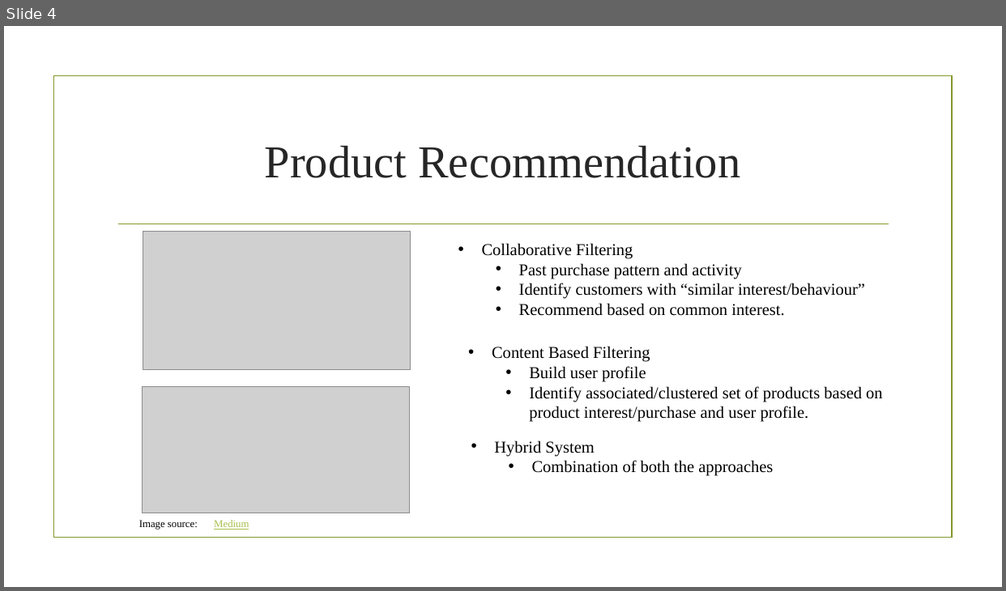
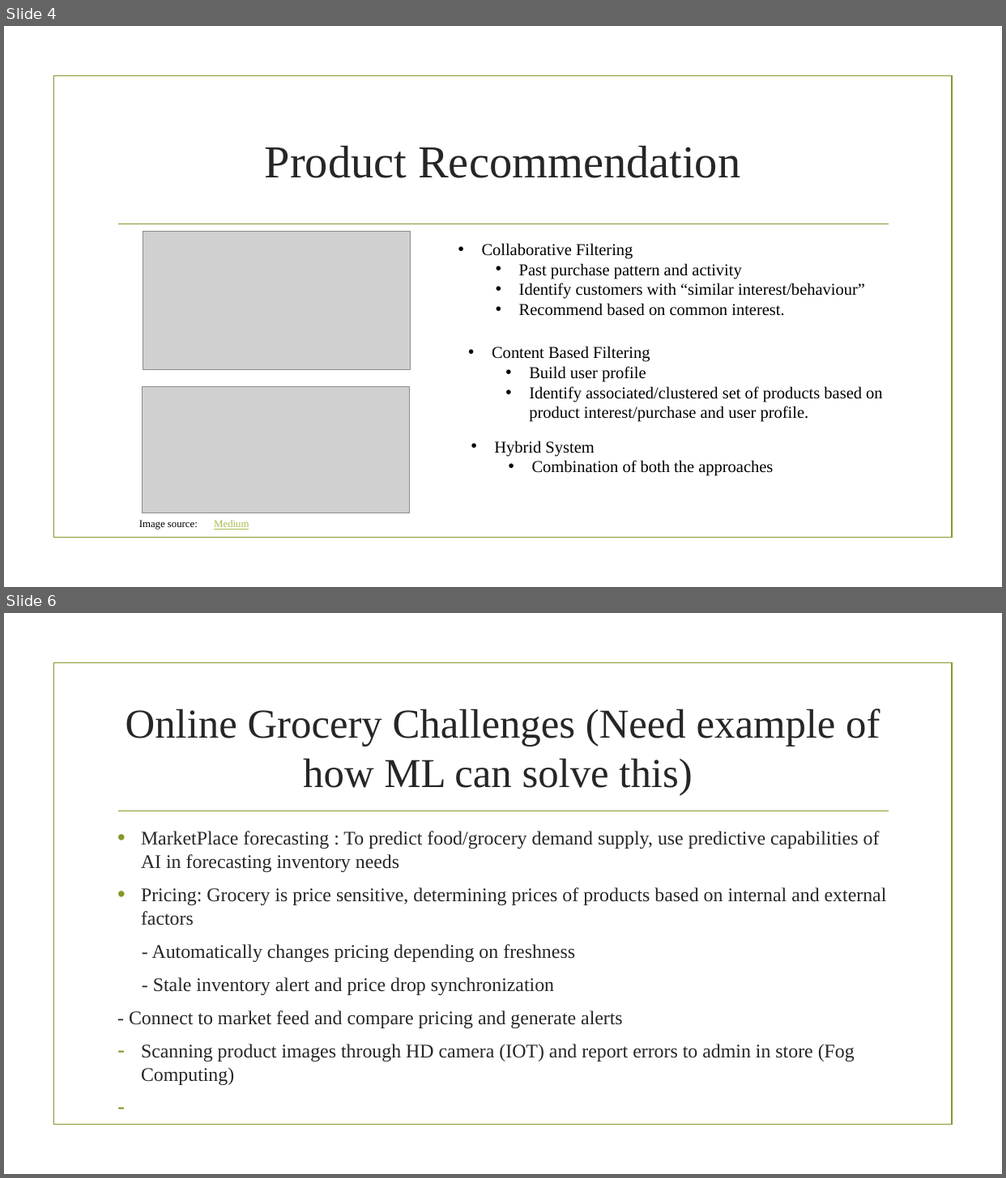
Before and after one commit to nitindatta/fuzze, a slide deck: cognitive-ecommercev0.1.pptx. Shown one above the other, each under a label of ours: slide 4 before the commit, slides 4 and 6 after it; the slides between them are not shown. The pictures are 1006x591 and 1006x1178 pixels, drawn with LibreOffice and Linux fonts; fonts in the diff are those of the drawing; grey boxes stand for pictures; background and template pictures are left out. Boxes give left, top, right and bottom in pixels: in the first picture for what was removed or moved away, otherwise in the second. Text is boxed around its words. In the diff, an @@ line names an element or a change of style, - is before the commit and + after.

Commit message:
Add files via upload
added challenges

```diff
--- a/cognitive-ecommercev0.1.pptx
+++ b/cognitive-ecommercev0.1.pptx
@@ slide 6 added at box(4, 613, 1002, 1174), background picture (left out); not listed: 2 template elements that a slide beside it also shows @@
@@ title added at box(126, 709, 880, 796), 39.6 pt, text #262626 @@
+Online Grocery Challenges (Need example of how ML can solve this)
@@ text added at box(129, 831, 887, 1085), 18.6 pt, text #262626 @@
+• MarketPlace forecasting : To predict food/grocery demand supply, use predictive capabilities of AI in forecasting inventory needs
+• Pricing: Grocery is price sensitive, determining prices of products based on internal and external factors
+- Automatically changes pricing depending on freshness
+- Stale inventory alert and price drop synchronization
+- Connect to market feed and compare pricing and generate alerts
+– Scanning product images through HD camera (IOT) and report errors to admin in store (Fog Computing)
```
